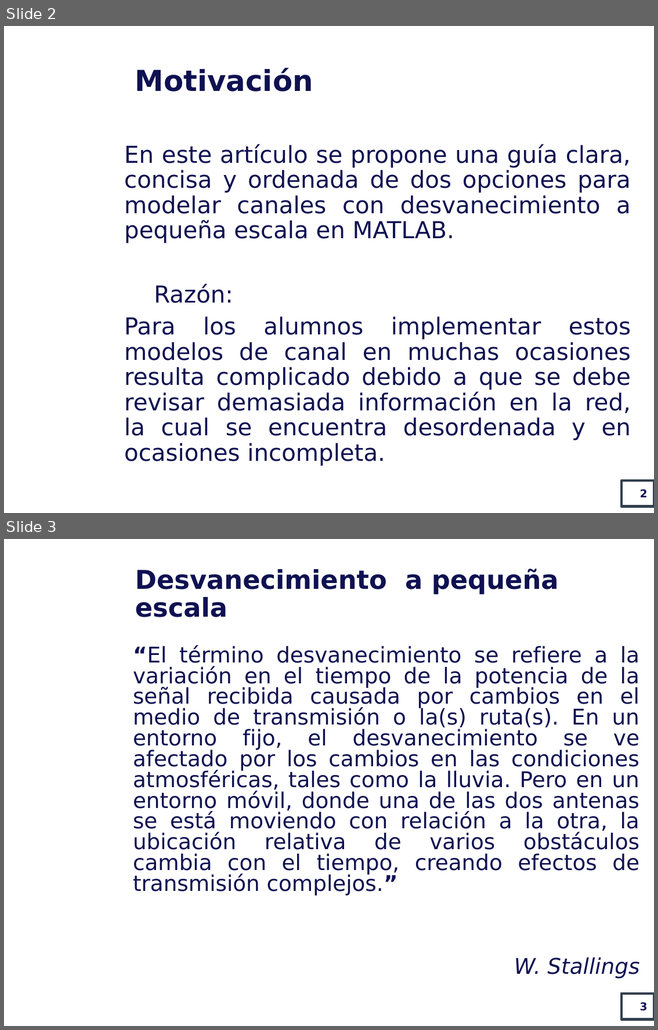
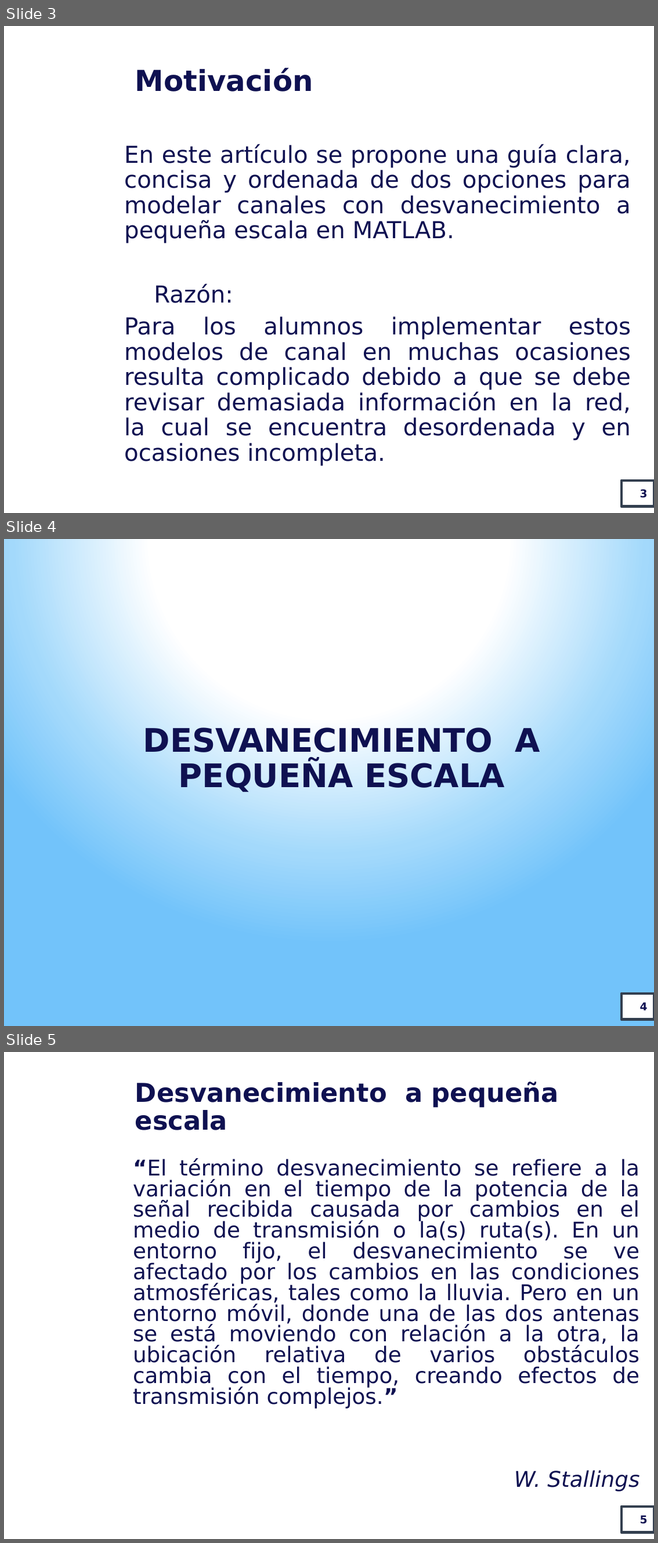
Before and after one commit to nathanojnabetse/canales_desvanecimiento_JIEE_XXIX, a slide deck: Documentación/Presentación XXIX_JIEE_EPN_2019_paper_39.pptx. Shown one above the other, each under a label of ours: slides 2 and 3 before the commit, slides 3, 4 and 5 after it. The pictures are 658x1030 and 658x1543 pixels, drawn with LibreOffice and Linux fonts; fonts in the diff are those of the drawing; background and template pictures are left out. Boxes give left, top, right and bottom in pixels: in the first picture for what was removed or moved away, otherwise in the second. Text is boxed around its words. In the diff, an @@ line names an element or a change of style, - is before the commit and + after.

```diff
--- a/Documentación/Presentación XXIX_JIEE_EPN_2019_paper_39.pptx
+++ b/Documentación/Presentación XXIX_JIEE_EPN_2019_paper_39.pptx
@@ slide 4 added at [4, 539, 654, 1026], background gradient #FFFFFF to #A3D9FB to #72C3FA @@
@@ title added at [143, 726, 540, 792], 36 pt, text #0F1151, bold @@
+DESVANECIMIENTO A PEQUEÑA ESCALA
@@ page number added at [621, 994, 654, 1020], fill #FFFFFF, outline #333F50 3 pt, 12 pt, text #0F1151, bold @@
+4
@@ what was slide 2 is now slide 3 @@
@@ page number at [640, 489, 647, 498]: text changed @@
-2
+3
@@ what was slide 3 is now slide 5 @@
@@ page number at [640, 1515, 647, 1524]: text changed @@
-3
+5
```
Also in this commit, not shown: 2 slides changed, 4 other slides added.
